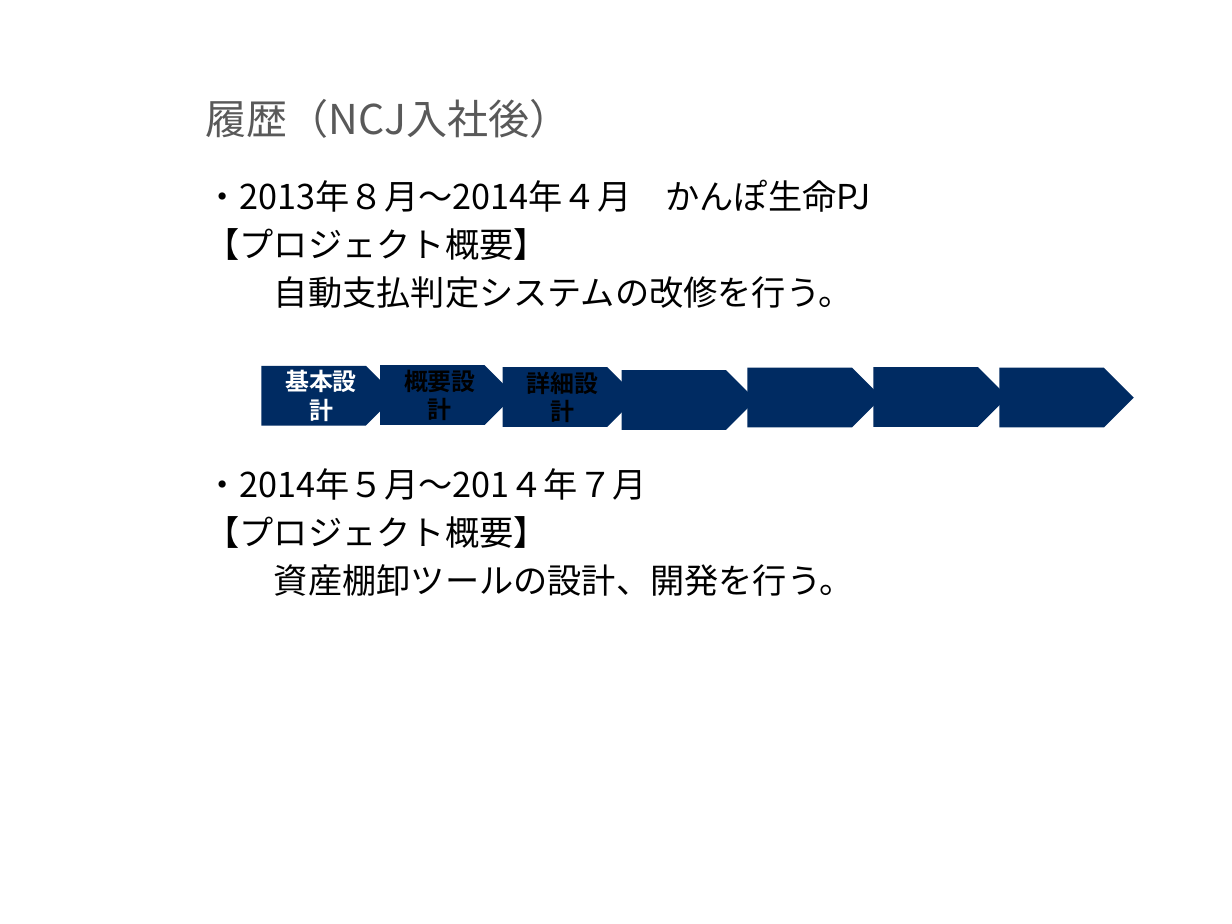
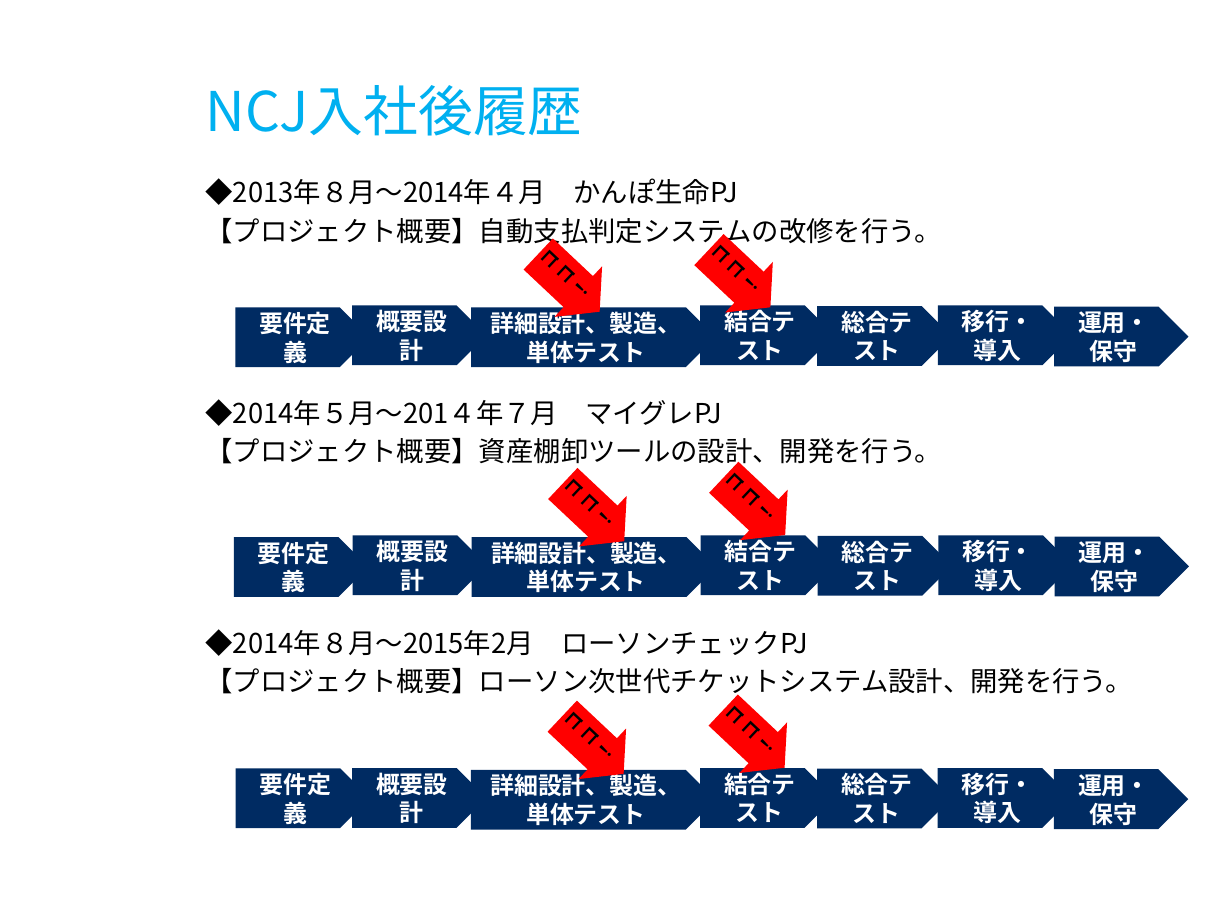
Before and after one commit to milo-bb/test, a slide deck: slide 3 of 昇格プレゼン(徐洋)_0226.pptx. Drawn at 1232x924 pixels with LibreOffice and Linux fonts; fonts in the diff are those of the drawing; background and template pictures are left out. Boxes give left, top, right and bottom in pixels: in the first picture for what was removed or moved away, otherwise in the second. Text is boxed around its words. In the diff, an @@ line names an element or a change of style, - is before the commit and + after.

```diff
--- a/昇格プレゼン(徐洋)_0226.pptx
+++ b/昇格プレゼン(徐洋)_0226.pptx
@@ title at [206,85,583,136]: text changed; size 18 to 24 pt; text colour #595959 to #00B0F0 @@
-履歴（NCJ入社後）
+NCJ入社後履歴
@@ text at [206,178,1133,699]: text changed; size 15 to 12 pt @@
-・2013年８月～2014年４月 かんぽ生命PJ
-【プロジェクト概要】
-自動支払判定システムの改修を行う。
-・2014年５月～201４年７月
-【プロジェクト概要】
-資産棚卸ツールの設計、開発を行う。
+◆2013年８月～2014年４月 かんぽ生命PJ
+【プロジェクト概要】自動支払判定システムの改修を行う。
+◆2014年５月～201４年７月 マイグレPJ
+【プロジェクト概要】資産棚卸ツールの設計、開発を行う。
+◆2014年８月～2015年2月 ローソンチェックPJ
+【プロジェクト概要】ローソン次世代チケットシステム設計、開発を行う。
@@ down arrow added at [514,230,623,337], fill #FF0000, 8 pt, text #000000, bold @@
+ココ！
@@ down arrow added at [685,225,793,332], fill #FF0000, 8 pt, text #000000, bold @@
+ココ！
@@ group added at [235,306,1189,366]: 5 pentagon arrows @@
+結合テスト
+総合テスト
+移行・導入
+運用・保守
+要件定義
@@ pentagon arrow "概要設計": place and size @@
-pentagon arrow "概要設計" at [379,365,514,424]
+pentagon arrow "概要設計" at [352,306,486,365]
@@ pentagon arrow "概要設計" at [352,306,486,365]: text colour #000000 to #FFFFFF @@
@@ pentagon arrow "詳細設計、製造、単体テスト": place and size @@
-pentagon arrow "詳細設計、製造、単体テスト" at [503,366,637,425]
+pentagon arrow "詳細設計、製造、単体テスト" at [471,307,716,366]
@@ text in pentagon arrow at [491,308,681,363]: text changed; text colour #000000 to #FFFFFF @@
-詳細設計
+詳細設計、製造、単体テスト
@@ pentagon arrow removed at [261,366,396,425] @@
-基本設計
@@ pentagon arrow removed at [621,370,756,429] @@
@@ pentagon arrow removed at [747,368,882,427] @@
@@ pentagon arrow removed at [874,366,1009,425] @@
@@ pentagon arrow removed at [999,368,1133,427] @@
@@ down arrow added at [539,458,647,566], fill #FF0000, 8 pt, text #000000, bold @@
+ココ！
@@ down arrow added at [700,451,808,559], fill #FF0000, 8 pt, text #000000, bold @@
+ココ！
@@ group added at [233,536,1189,596]: 7 pentagon arrows @@
+概要設計
+詳細設計、製造、単体テスト
+結合テスト
+総合テスト
+移行・導入
+運用・保守
+要件定義
@@ down arrow added at [700,685,808,792], fill #FF0000, 8 pt, text #000000, bold @@
+ココ！
@@ down arrow added at [539,691,647,799], fill #FF0000, 8 pt, text #000000, bold @@
+ココ！
@@ group added at [237,769,1189,830]: 7 pentagon arrows @@
+概要設計
+詳細設計、製造、単体テスト
+結合テスト
+総合テスト
+移行・導入
+運用・保守
+要件定義
```
Also in this commit, not shown: 1 other slide changed, 5 slides added, 4 slides removed.
